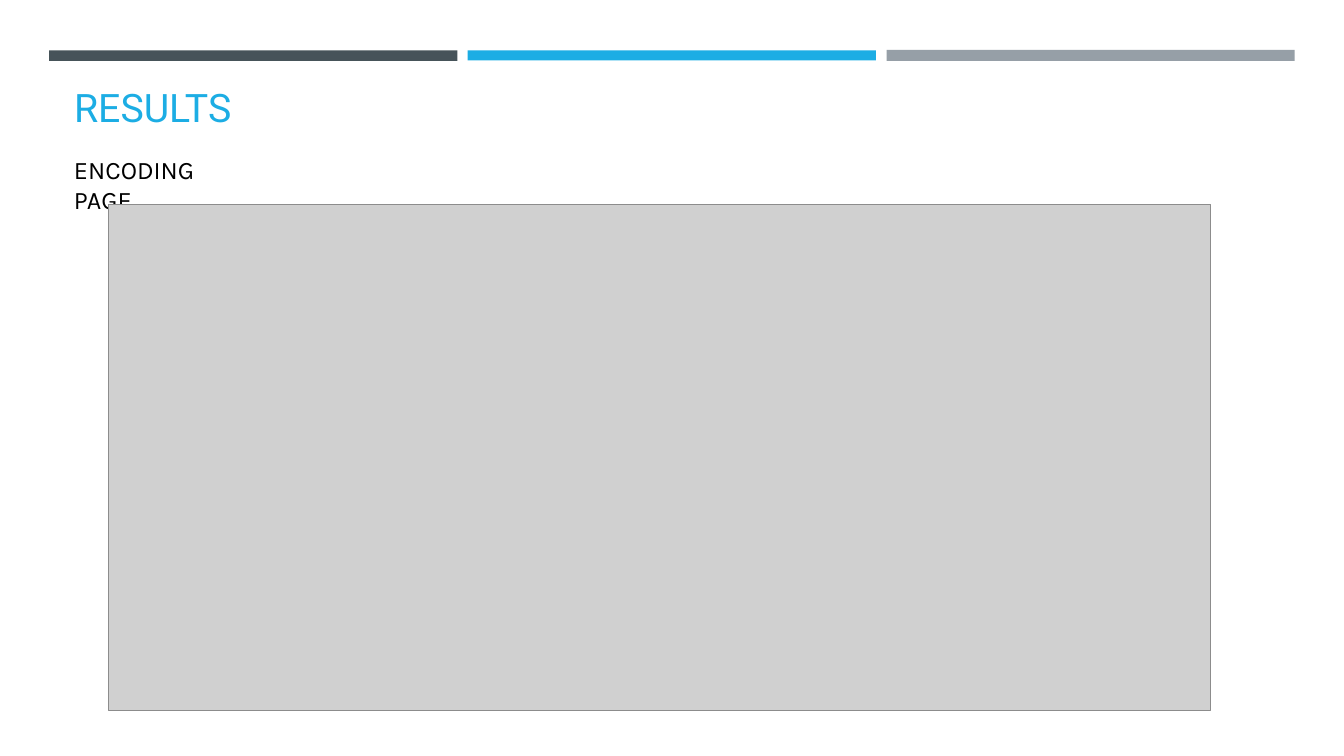
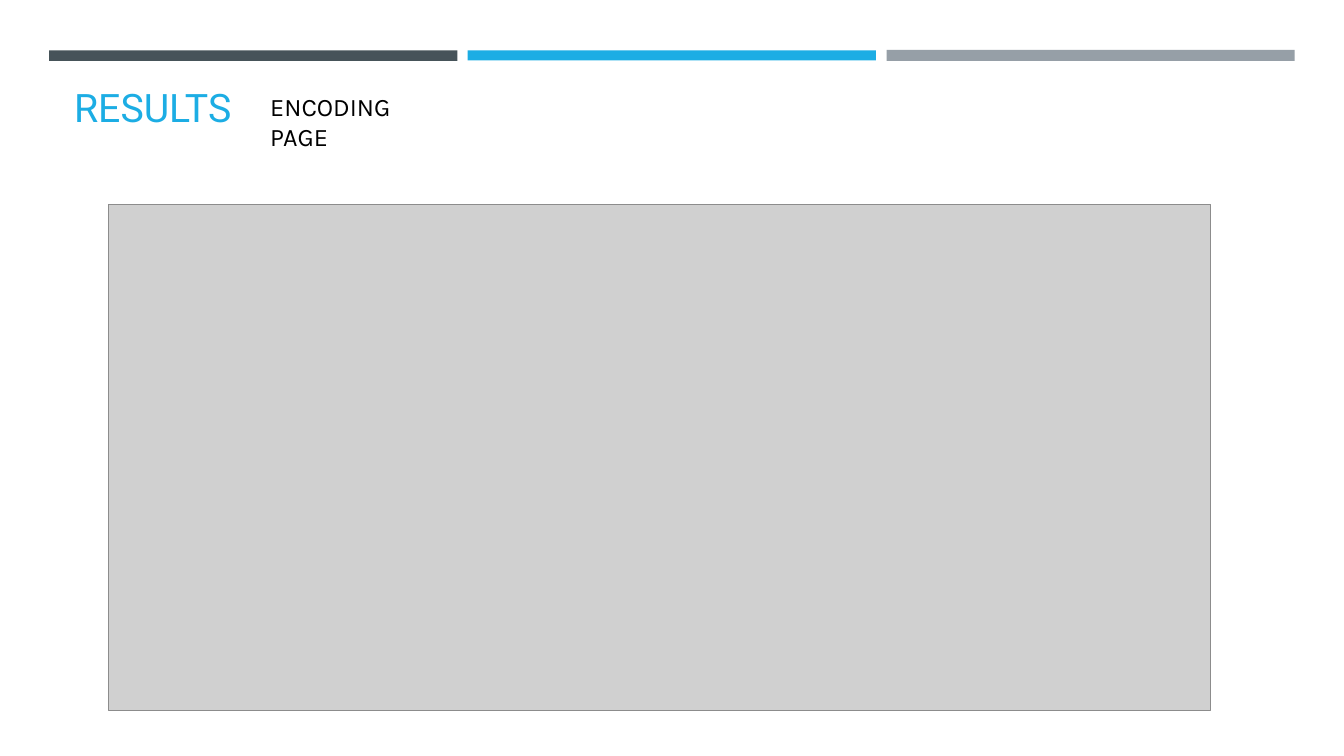
Before and after one commit to Karthik7375/Steganography, a slide deck: slide 8 of Karthik_Ganesh_Project.pptx. Drawn at 1344x756 pixels with LibreOffice and Linux fonts; fonts in the diff are those of the drawing; grey boxes stand for pictures; background and template pictures are left out. Boxes give left, top, right and bottom in pixels: in the first picture for what was removed or moved away, otherwise in the second. Text is boxed around its words. In the diff, an @@ line names an element or a change of style, - is before the commit and + after.

```diff
--- a/Karthik_Ganesh_Project.pptx
+++ b/Karthik_Ganesh_Project.pptx
@@ text "ENCODING PAGE" rewrapped from <box>74,163,194,216</box> to <box>270,100,390,147</box> @@
```
Also in this commit, not shown: 2 other slides changed.
